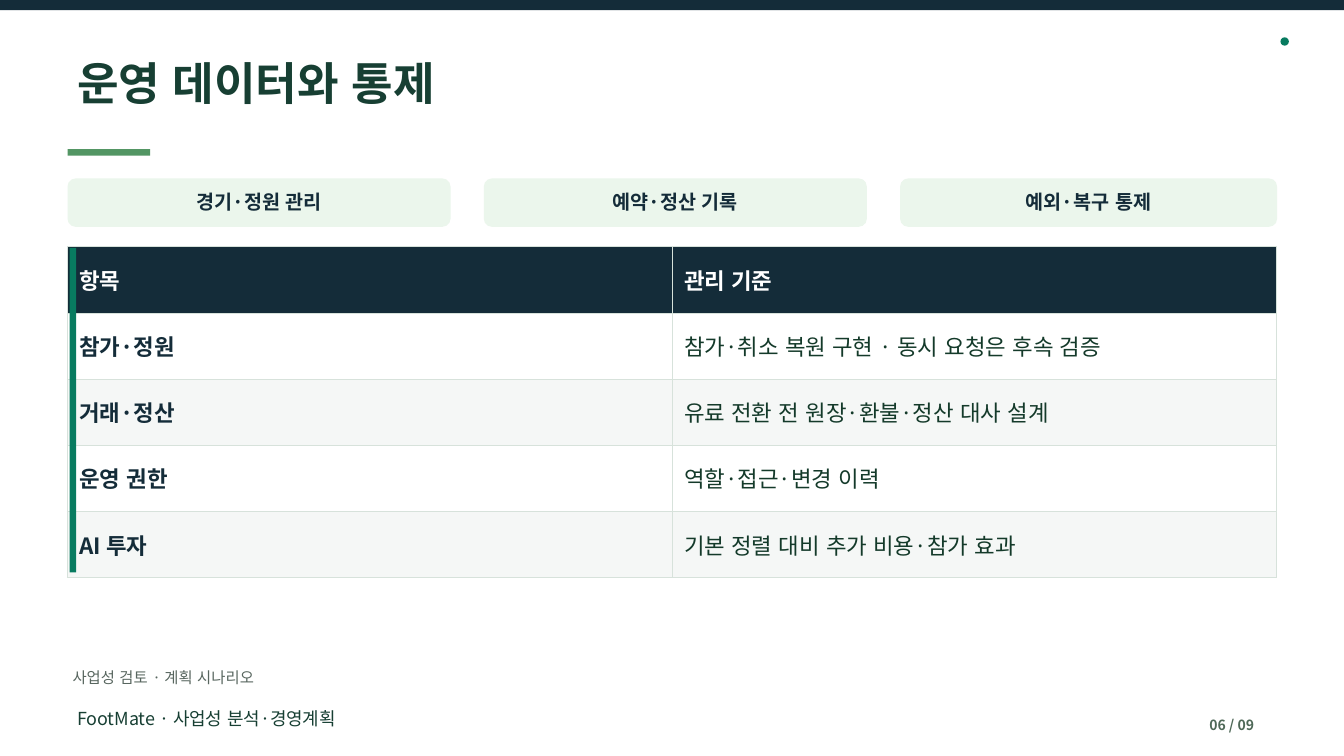
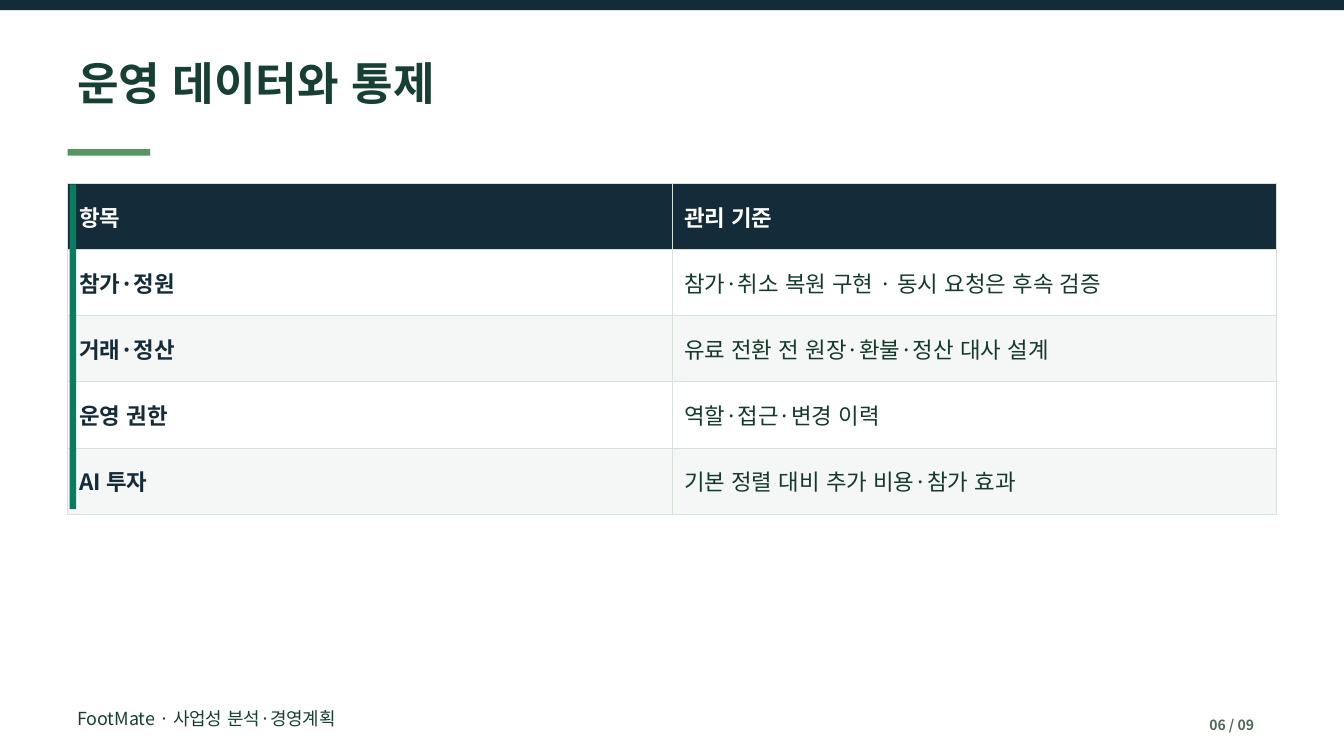
Before and after one commit to dohyunkimmm/footmate-case-study, a slide deck: slide 6 of src/case-study/downloads/footmate_report.pptx. Drawn at 1344x756 pixels with LibreOffice and Linux fonts; fonts in the diff are those of the drawing. Boxes give left, top, right and bottom in pixels: in the first picture for what was removed or moved away, otherwise in the second. Text is boxed around its words. In the diff, an @@ line names an element or a change of style, - is before the commit and + after.

```diff
--- a/src/case-study/downloads/footmate_report.pptx
+++ b/src/case-study/downloads/footmate_report.pptx
@@ ellipse removed at box(1280, 37, 1289, 45) @@
@@ rounded rectangle removed at box(68, 178, 451, 227) @@
@@ rounded rectangle removed at box(484, 178, 867, 227) @@
@@ rounded rectangle removed at box(900, 178, 1277, 227) @@
@@ table: place and size @@
-table at box(68, 247, 1277, 578)
+table at box(68, 184, 1277, 514)
@@ rectangle: place and size @@
-rectangle at box(70, 248, 77, 573)
+rectangle at box(70, 185, 77, 509)
@@ text removed at box(196, 192, 322, 211) @@
-경기·정원 관리
@@ text removed at box(613, 192, 738, 211) @@
-예약·정산 기록
@@ text removed at box(1026, 192, 1151, 211) @@
-예외·복구 통제
@@ text removed at box(73, 670, 254, 684) @@
-사업성 검토 · 계획 시나리오
```
Also in this commit, not shown: 8 other slides changed, 19 other files.
